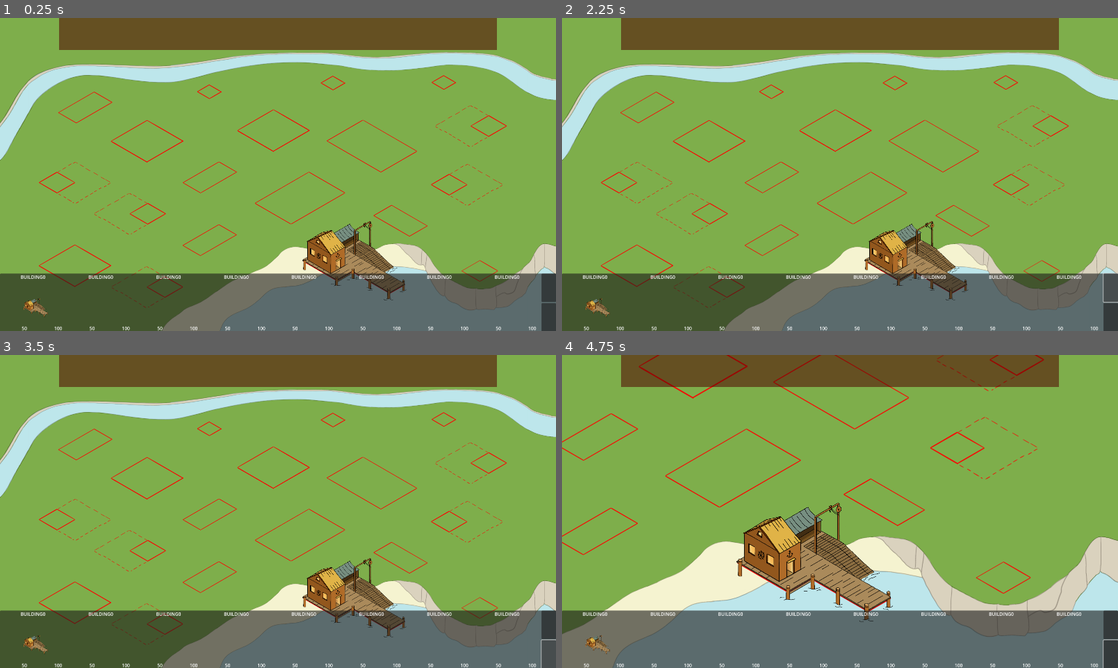
Above: before the commit, frames 1-4 (two rows, left to right).
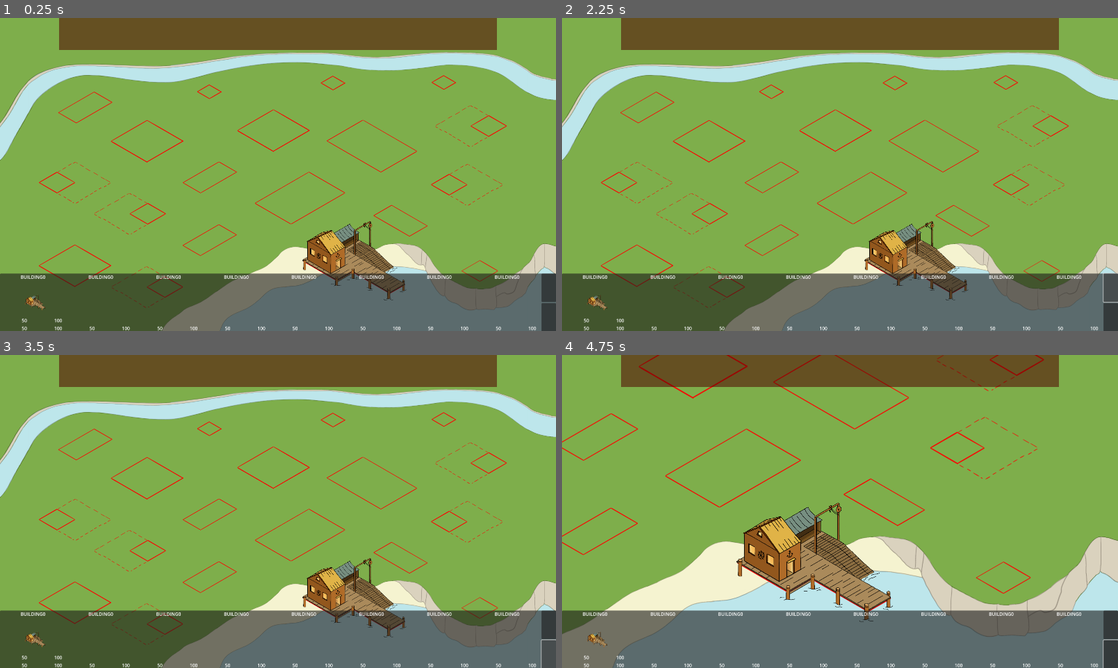
Above: after the commit, the same moments.

Repository: drytik/veracruz
Game: Godot game, scene res://scenes/game.tscn
The game is run twice, just before and just after one commit, with the same random seed, the same clock (stepped at 60 frames per second) and the same inputs.
Inputs (mouse positions are in pixels of both pictures, inside the frame that each line leads up to; where the layout moved, square brackets give the same spot in the first picture):
- Up to frame 1 (0.25 s): no input
- Up to frame 2 (2.25 s): click (595, 299) [595, 302] at 0.5 s; click (662, 302) at 1.27 s; click (1112, 287) at 2 s
- Up to frame 3 (3.5 s): click (550, 655) at 2.75 s
- Up to frame 4 (4.75 s): tap Enter at 3.5 s; move the mouse to (962, 495) at 3.52 s; hold D (move_right) 3.53-4.28 s; hold Mouse wheel up (zoom_in) 3.53-4.28 s; tap Space (ui_select) at 3.77, 4.52 s; move the mouse to (728, 527) at 4.27 s; hold S (move_down) from 4.28 s (still down); tap Mouse wheel down (zoom_out) at 4.35 s

The runs differ from the first frame. In frame 1, 0.2% of the frame differs, in the area x 3-12%, y 88-98%; in frame 2, 0.2%; in frame 3, 0.2%; in frame 4, 0.2%.
Error before the commit: Parse Error: Could not find type "Data" in the current scope. (res://scenes/game.gd:16)

Commit message:
Day8
Construction panel WIP and solved data resources not cloned in git

Diff:
--- /dev/null
+++ b/veracruz/data_structures/data.gd
@@ -0,0 +1,4 @@
+class_name Data
+extends Resource
+
+@export var resources : DataResources = DataResources.new()
--- /dev/null
+++ b/veracruz/data_structures/data/data_resources.gd
@@ -0,0 +1,7 @@
+class_name DataResources
+extends Resource
+
+@export var gold : int = 0
+@export var wood : int = 0
+@export var food : int = 0
+@export var stone : int = 0
--- a/veracruz/scenes/city_ui_manager.gd
+++ b/veracruz/scenes/city_ui_manager.gd
@@ -5,13 +5,19 @@
 
 signal building_selected
 
+var buildings : Dictionary = {
+	"Port": {"name": "Port"}
+	}
+
 func _ready() -> void:
-	port_button.connect("pressed", _on_building_selected)
+	port_button.connect("pressed", _on_building_selected.bind("Port"))
 
 func _input(event: InputEvent) -> void:
 	if event.is_action_pressed("ui_select"):
 		pass
 
-func _on_building_selected():
-	print("Building selected")
+func _on_building_selected(building_key : String) -> void:
+	var building_data = buildings.get(building_key, null)
+	if building_data:
+		print("Building selected: " + building_data["name"])
 	emit_signal("building_selected")
--- a/veracruz/scenes/game.tscn
+++ b/veracruz/scenes/game.tscn
@@ -143,6 +143,40 @@
 horizontal_alignment = 1
 vertical_alignment = 1
 
+[node name="HBoxContainer2" type="HBoxContainer" parent="SceneManager/CityScene/CityUIManager/VBoxContainer/PanelContainer/HBoxContainer2/HBoxContainer/Building0/VBoxContainer"]
+layout_mode = 2
+
+[node name="HBoxContainer" type="HBoxContainer" parent="SceneManager/CityScene/CityUIManager/VBoxContainer/PanelContainer/HBoxContainer2/HBoxContainer/Building0/VBoxContainer/HBoxContainer2"]
+layout_mode = 2
+size_flags_horizontal = 3
+
+[node name="TextureRect" type="TextureRect" parent="SceneManager/CityScene/CityUIManager/VBoxContainer/PanelContainer/HBoxContainer2/HBoxContainer/Building0/VBoxContainer/HBoxContainer2/HBoxContainer"]
+layout_mode = 2
+size_flags_horizontal = 3
+expand_mode = 1
+
+[node name="Label" type="Label" parent="SceneManager/CityScene/CityUIManager/VBoxContainer/PanelContainer/HBoxContainer2/HBoxContainer/Building0/VBoxContainer/HBoxContainer2/HBoxContainer"]
+layout_mode = 2
+size_flags_horizontal = 3
+text = "50"
+horizontal_alignment = 1
+vertical_alignment = 1
+
+[node name="HBoxContainer2" type="HBoxContainer" parent="SceneManager/CityScene/CityUIManager/VBoxContainer/PanelContainer/HBoxContainer2/HBoxContainer/Building0/VBoxContainer/HBoxContainer2"]
+layout_mode = 2
+size_flags_horizontal = 3
+
+[node name="TextureRect" type="TextureRect" parent="SceneManager/CityScene/CityUIManager/VBoxContainer/PanelContainer/HBoxContainer2/HBoxContainer/Building0/VBoxContainer/HBoxContainer2/HBoxContainer2"]
+layout_mode = 2
+size_flags_horizontal = 3
+
+[node name="Label" type="Label" parent="SceneManager/CityScene/CityUIManager/VBoxContainer/PanelContainer/HBoxContainer2/HBoxContainer/Building0/VBoxContainer/HBoxContainer2/HBoxContainer2"]
+layout_mode = 2
+size_flags_horizontal = 3
+text = "100"
+horizontal_alignment = 1
+vertical_alignment = 1
+
 [node name="Building1" type="MarginContainer" parent="SceneManager/CityScene/CityUIManager/VBoxContainer/PanelContainer/HBoxContainer2/HBoxContainer"]
 layout_mode = 2
 size_flags_horizontal = 3
Not shown, added: veracruz/data_structures/data.gd.uid
Not shown, added: veracruz/data_structures/data/data_resources.gd.uid
Not shown, changed: .gitignore
